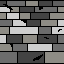
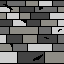
Two versions of the same layered image (64x64). Layer-by-layer changes:
painted on "Layer 2" over [0, 1, 64, 63]
